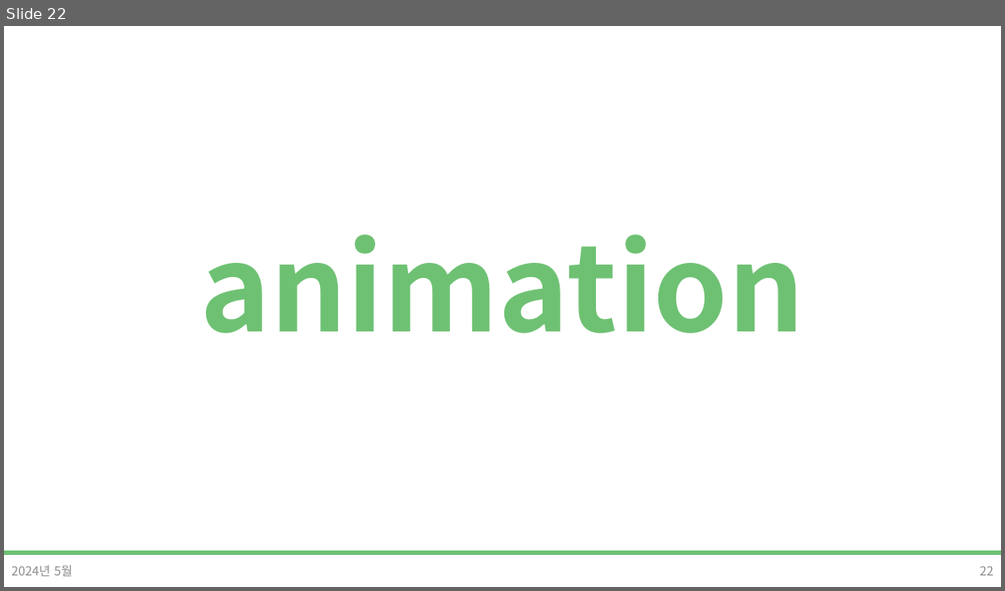
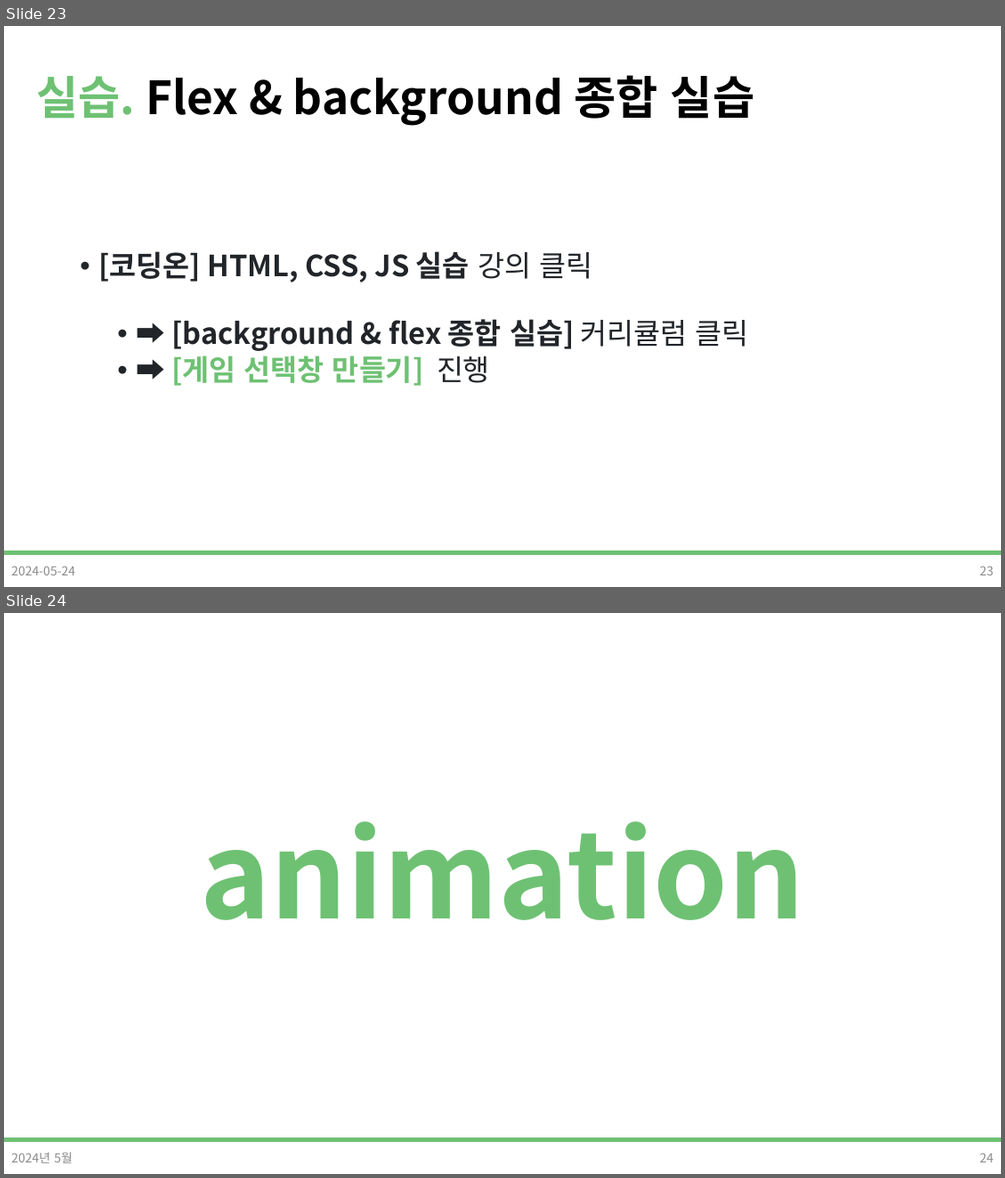
Before and after one commit to DevDamon0527/SeSAC_Yeongdeungpo_Campus_6th, a slide deck: material/[SeSAC_YDP_6] 03_CSS_3.pptx. Shown one above the other, each under a label of ours: slide 22 before the commit, slides 23 and 24 after it. The pictures are 1005x591 and 1005x1178 pixels, drawn with LibreOffice and Linux fonts; fonts in the diff are those of the drawing; background and template pictures are left out. Boxes give left, top, right and bottom in pixels: in the first picture for what was removed or moved away, otherwise in the second. Text is boxed around its words. In the diff, an @@ line names an element or a change of style, - is before the commit and + after.

```diff
--- a/material/[SeSAC_YDP_6] 03_CSS_3.pptx
+++ b/material/[SeSAC_YDP_6] 03_CSS_3.pptx
@@ slide 23 added at bbox=[4, 26, 1001, 587], background #FFFFFF; not listed: 1 template element that a slide beside it also shows @@
@@ title added at bbox=[36, 75, 754, 126], 44 pt, text #000000, bold @@
+실습. Flex & background 종합 실습
@@ text added at bbox=[98, 251, 749, 386], 28 pt, text #212529, bold @@
+• [코딩온] HTML, CSS, JS 실습 강의 클릭
+  • ➡ [background & flex 종합 실습] 커리큘럼 클릭
+  • ➡ [게임 선택창 만들기] 진행
@@ text added at bbox=[11, 565, 75, 575], 12 pt, text #8C8C8C @@
+2024-05-24
@@ page number added at bbox=[979, 565, 994, 575], 12 pt, text #8C8C8C @@
+23
@@ what was slide 22 is now slide 24 @@
@@ page number at bbox=[979, 1152, 994, 1162]: text changed @@
-22
+24
```
Also in this commit, not shown: 3 slides changed, 5 other slides added, 3 slides removed, 6 other files.
